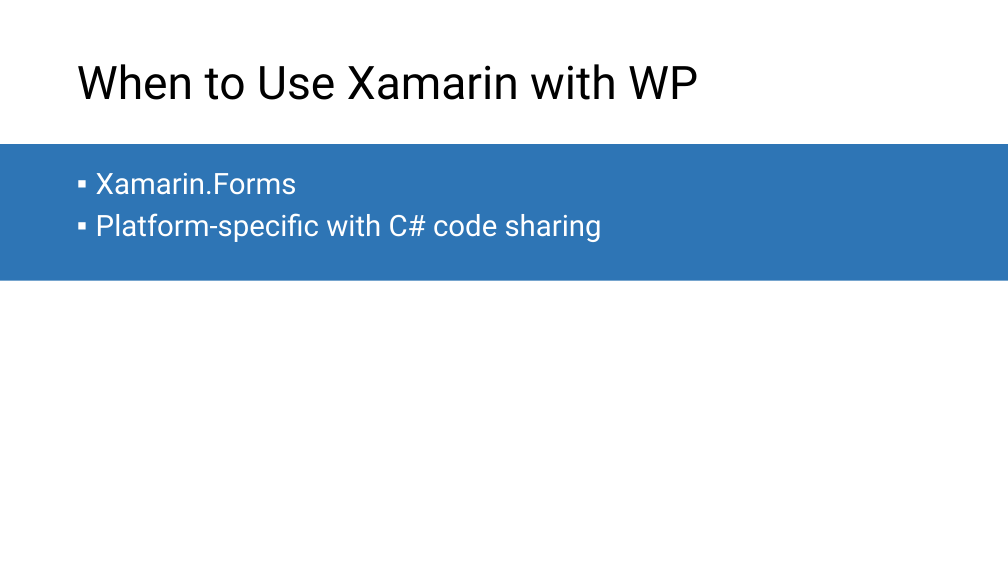
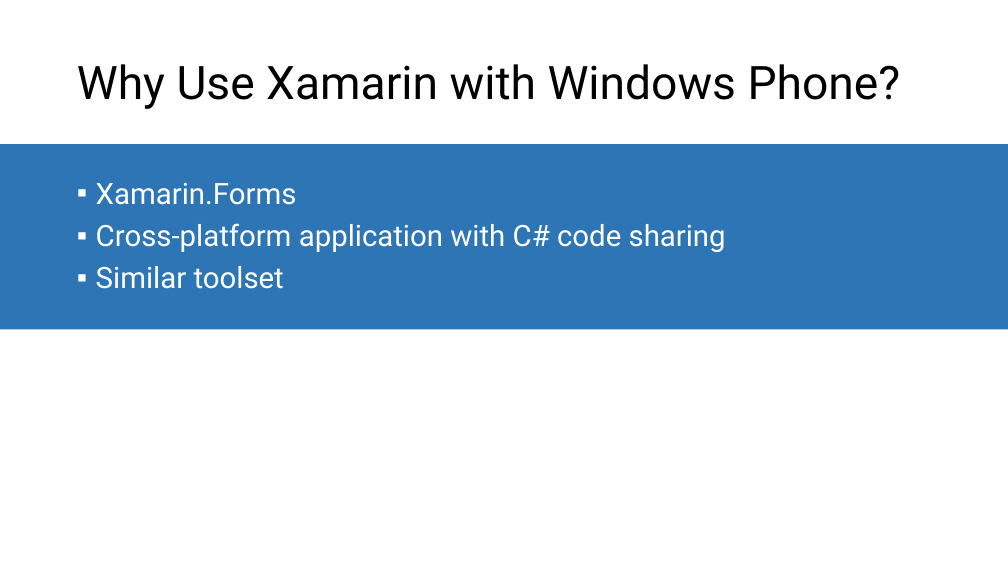
Before and after one commit to microsoft/AcademicContent, a slide deck: slide 5 of Instructor-Led/Module3/Lessons/Module3_Lesson7 Developing Windows Phone Apps with Xamarin.pptx. Drawn at 1008x567 pixels with LibreOffice and Linux fonts; fonts in the diff are those of the drawing. Boxes give left, top, right and bottom in pixels: in the first picture for what was removed or moved away, otherwise in the second. Text is boxed around its words. In the diff, an @@ line names an element or a change of style, - is before the commit and + after.

```diff
--- a/Instructor-Led/Module3/Lessons/Module3_Lesson7 Developing Windows Phone Apps with Xamarin.pptx
+++ b/Instructor-Led/Module3/Lessons/Module3_Lesson7 Developing Windows Phone Apps with Xamarin.pptx
@@ title at [77, 64, 901, 109]: text changed @@
-When to Use Xamarin with WP
+Why Use Xamarin with Windows Phone?
@@ rectangle: place and size @@
-rectangle at [0, 144, 1008, 281]
+rectangle at [0, 144, 1008, 330]
@@ text "Xamarin.Forms": place and size @@
-text "Xamarin.Forms" at [96, 173, 602, 242]
+text "Xamarin.Forms" at [96, 183, 726, 289]
@@ text "Xamarin.Forms" at [96, 183, 726, 289]: vertical alignment top to middle @@
@@ text at [96, 223, 726, 289]: text changed @@
-▪ Platform-specific with C# code sharing
+▪ Cross-platform application with C# code sharing
+▪ Similar toolset
```
Also in this commit, not shown: 7 other slides changed, 3 slides added, 10 other files.
